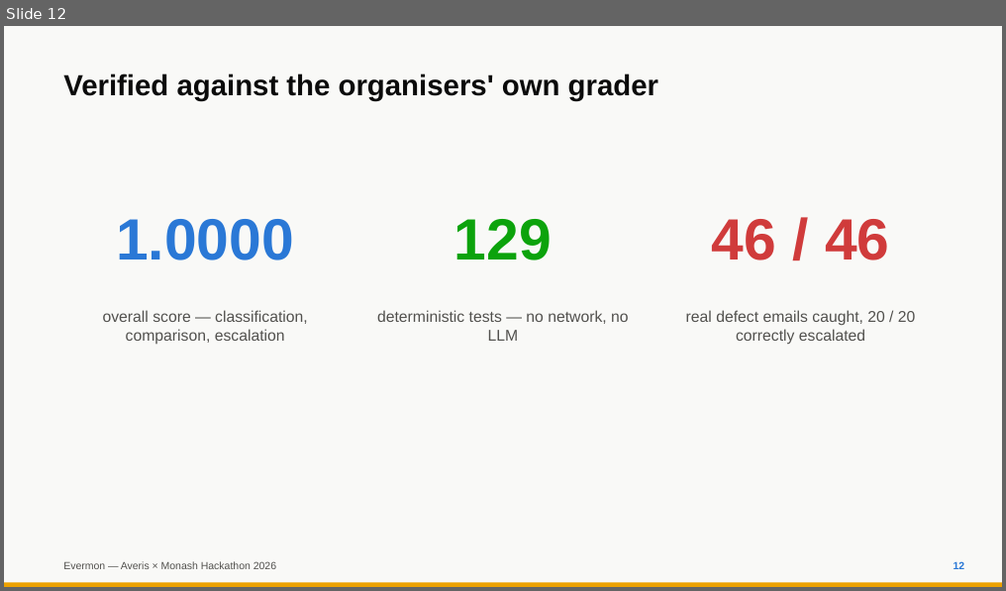
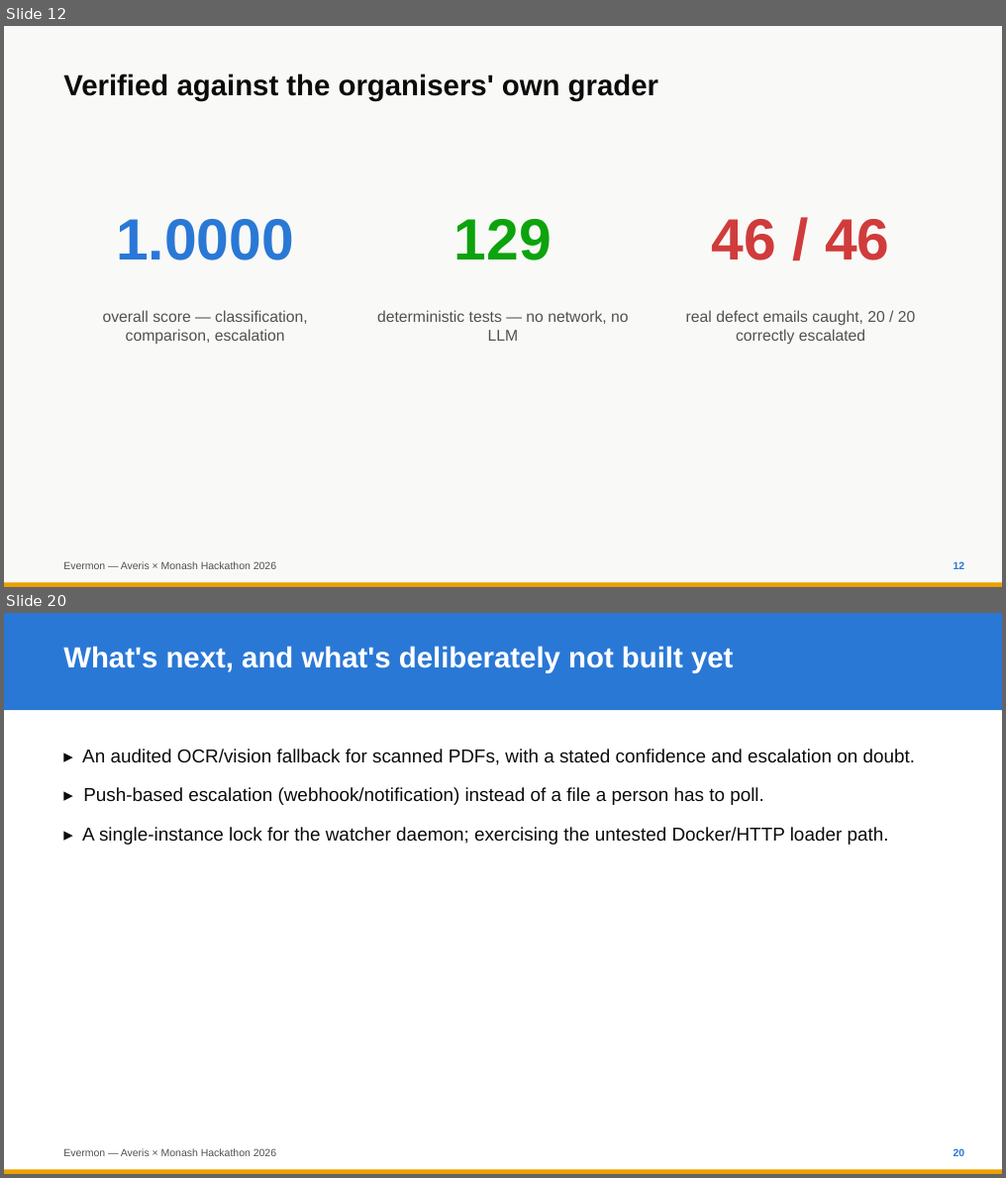
Before and after one commit to ponli550/Evermon, a slide deck: docs/AverisMonash2026.pptx. Shown one above the other, each under a label of ours: slide 12 before the commit, slides 12 and 20 after it; the slides between them are not shown. The pictures are 1006x591 and 1006x1178 pixels, drawn with LibreOffice and Linux fonts; fonts in the diff are those of the drawing. Boxes give left, top, right and bottom in pixels: in the first picture for what was removed or moved away, otherwise in the second. Text is boxed around its words. In the diff, an @@ line names an element or a change of style, - is before the commit and + after.

```diff
--- a/docs/AverisMonash2026.pptx
+++ b/docs/AverisMonash2026.pptx
@@ slide 20 added at bbox=[4, 613, 1002, 1174], background #FFFFFF @@
@@ rectangle added at bbox=[4, 613, 1002, 710], fill #2A78D6 @@
@@ text added at bbox=[63, 646, 733, 673], 28 pt, text #FFFFFF, bold @@
+What's next, and what's deliberately not built yet
@@ text added at bbox=[82, 749, 916, 845], 18 pt, text #0B0B0B @@
+▸ An audited OCR/vision fallback for scanned PDFs, with a stated confidence and escalation on doubt.
+▸ Push-based escalation (webhook/notification) instead of a file a person has to poll.
+▸ A single-instance lock for the watcher daemon; exercising the untested Docker/HTTP loader path.
@@ rectangle added at bbox=[4, 1170, 1002, 1174], fill #EDA100 @@
@@ text added at bbox=[63, 1149, 276, 1157], 10 pt, text #52514E @@
+Evermon — Averis × Monash Hackathon 2026
@@ text added at bbox=[953, 1149, 965, 1157], 10 pt, text #2A78D6, bold @@
+20
```
Also in this commit, not shown: 1 slide changed, 7 other slides added, 2 other files.
